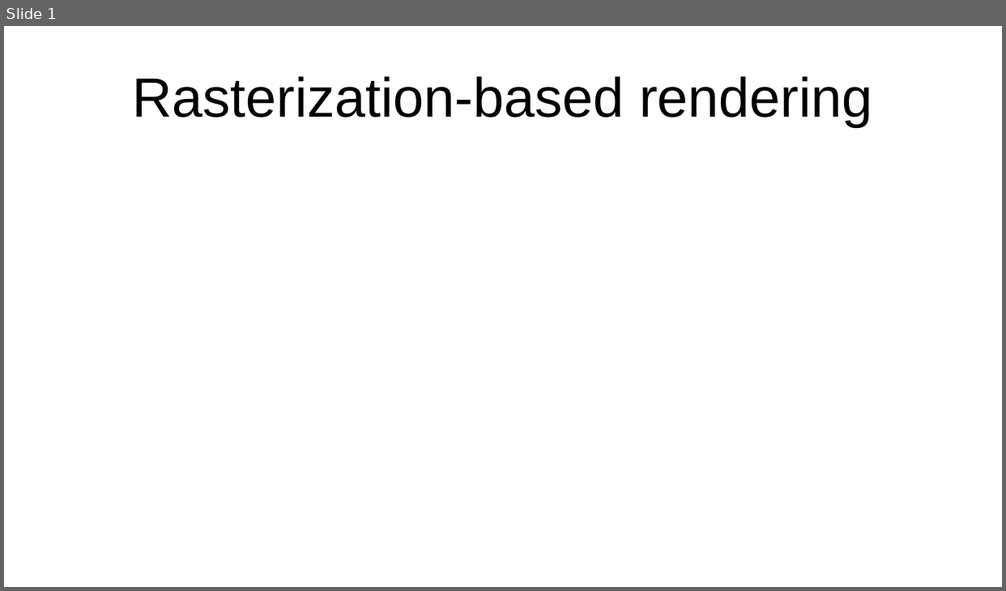
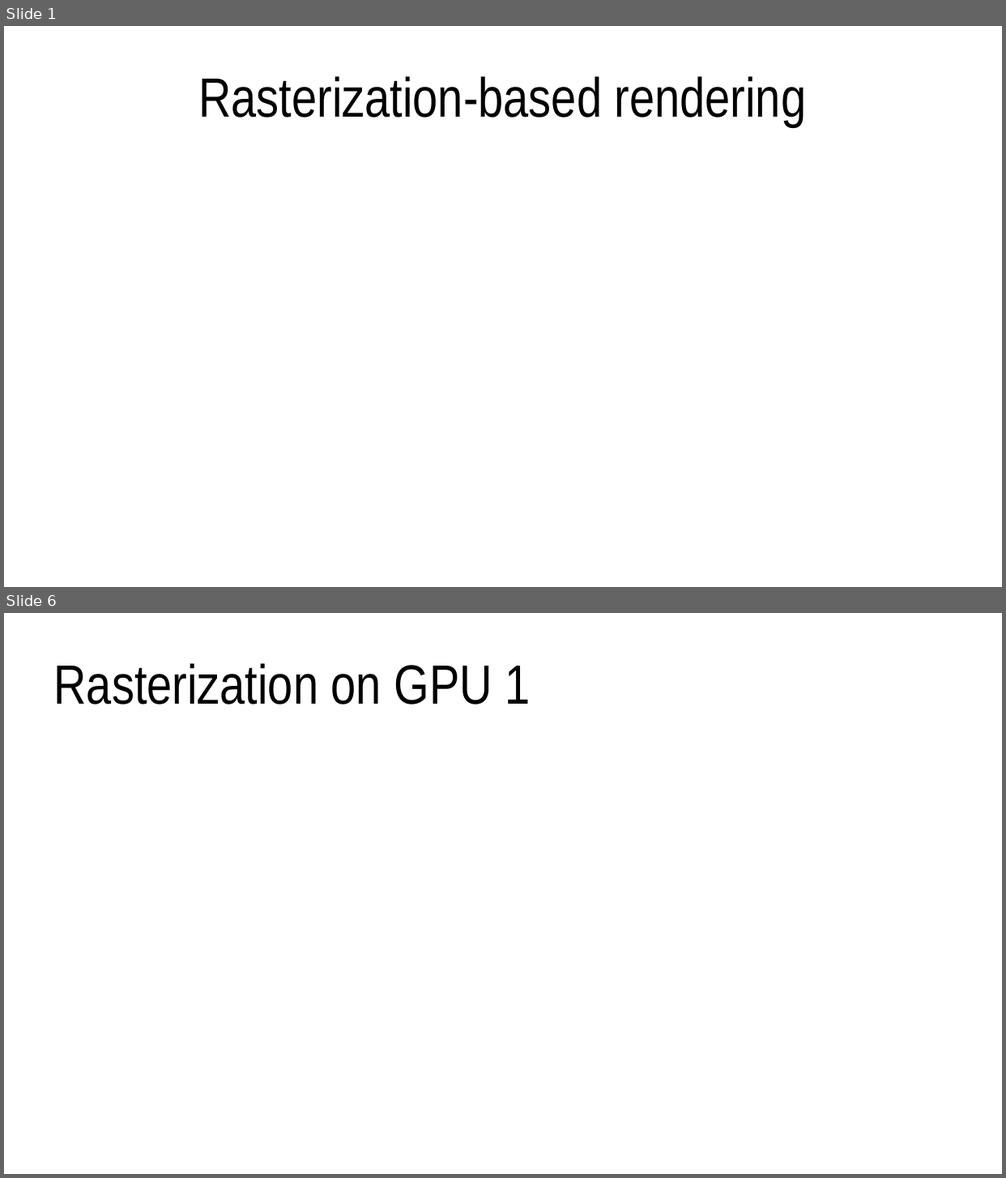
Before and after one commit to lorentzo/IntroductionToComputerGraphics, a slide deck: lectures/4_foundations_rendering/4_3_rasterization.odp. Shown one above the other, each under a label of ours: slide 1 before the commit, slides 1 and 6 after it; the slides between them are not shown. The pictures are 1006x591 and 1006x1178 pixels, drawn with LibreOffice and Linux fonts; fonts in the diff are those of the drawing. Boxes give left, top, right and bottom in pixels: in the first picture for what was removed or moved away, otherwise in the second. Text is boxed around its words. In the diff, an @@ line names an element or a change of style, - is before the commit and + after.

Commit message:
3d scene polygon mesh, rendering: rasterization, starting on images

```diff
--- a/lectures/4_foundations_rendering/4_3_rasterization.odp
+++ b/lectures/4_foundations_rendering/4_3_rasterization.odp
@@ slide 6 added at bbox=[4, 613, 1002, 1174], background #FFFFFF @@
@@ title added at bbox=[54, 663, 530, 705], 44 pt, text #000000 @@
+Rasterization on GPU 1
@@ slide 1 changed as well @@
@@ title "Rasterization-based rendering" at bbox=[198, 76, 806, 127]: font Arial to Arial Narrow @@
```
Also in this commit, not shown: 4 other slides added, 4 other files.
